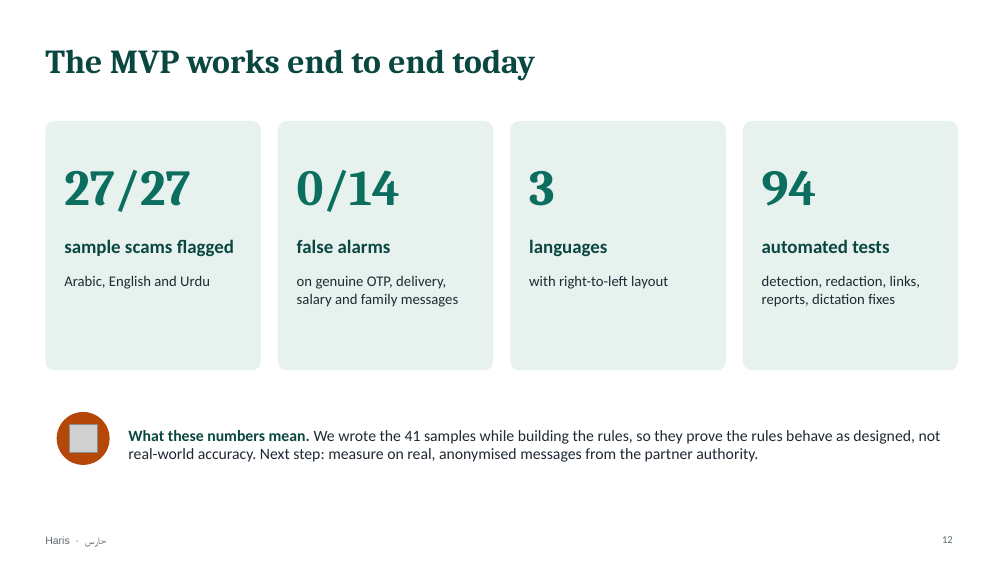
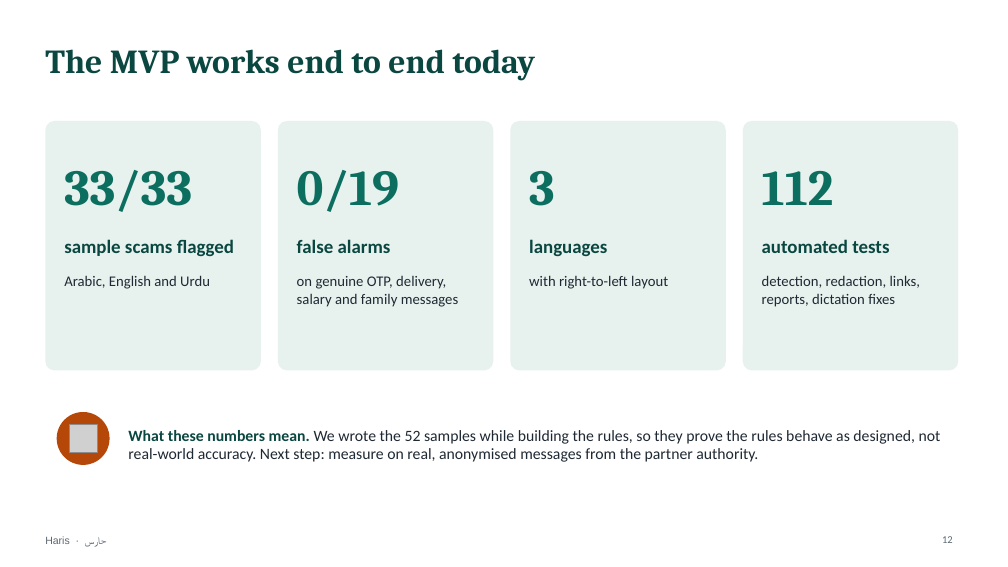
Before and after one commit to mohamedtorky2022/Haris, a slide deck: slide 12 of docs/Haris-presentation.pptx. Drawn at 1008x567 pixels with LibreOffice and Linux fonts; fonts in the diff are those of the drawing; grey boxes stand for pictures. Boxes give left, top, right and bottom in pixels: in the first picture for what was removed or moved away, otherwise in the second. Text is boxed around its words. In the diff, an @@ line names an element or a change of style, - is before the commit and + after.

```diff
--- a/docs/Haris-presentation.pptx
+++ b/docs/Haris-presentation.pptx
@@ text at bbox=[64, 170, 192, 212]: text changed @@
-27/27
+33/33
@@ text at bbox=[297, 170, 399, 212]: text changed @@
-0/14
+0/19
@@ text at bbox=[762, 171, 834, 205]: text changed @@
-94
+112
@@ text at bbox=[128, 430, 941, 462]: text changed @@
-What these numbers mean. We wrote the 41 samples while building the rules, so they prove the rules behave as designed, not real-world accuracy. Next step: measure on real, anonymised messages from the partner authority.
+What these numbers mean. We wrote the 52 samples while building the rules, so they prove the rules behave as designed, not real-world accuracy. Next step: measure on real, anonymised messages from the partner authority.
```
Also in this commit, not shown: 1 other slide changed, 12 other files.
